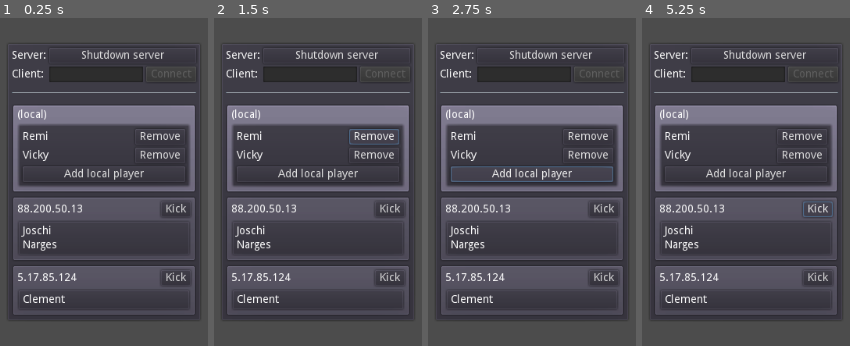
Above: before the commit, frames 1-4 (left to right).
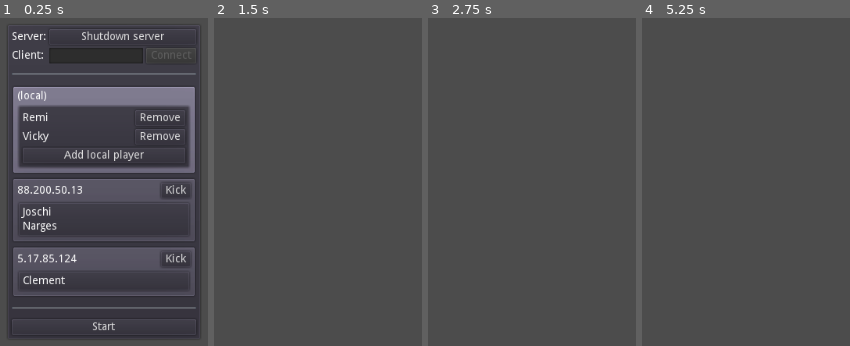
Above: after the commit, the same moments.

Repository: remram44/godot-multiplayer-example
Game: Godot game, scene res://World.tscn
Two runs of this game, one before a commit and one after it. Both use one fixed random seed, a clock stepped at 60 frames per second and the inputs below.
Inputs (mouse positions are in pixels of both pictures, inside the frame that each line leads up to):
- Up to frame 1 (0.25 s): no input
- Up to frame 2 (1.5 s): click (318, 326) at 0.5 s, where only the run after the commit has a clickable "Start"; click (374, 136) at 1.25 s, where only the run before the commit has a clickable "Remove"
- Up to frame 3 (2.75 s): click (532, 175) at 2 s, where only the run before the commit has a clickable "Add local player"
- Up to frame 4 (5.25 s): click (818, 208) at 2.75 s, where only the run before the commit has a clickable "Kick"; click (802, 136) at 3.5 s, where only the run before the commit has a clickable "Remove"; click (746, 175) at 4.25 s, where only the run before the commit has a clickable "Add local player"; click (818, 208) at 5 s, where only the run before the commit has a clickable "Kick"

The runs differ from the first frame. In frame 1, 36% of the frame differs, in the area x 4-96%, y 3-98%; in frame 2, 21%; in frame 3, 21%; in frame 4, 21%.

Commit message:
Add start button

Diff:
--- a/UI.gd
+++ b/UI.gd
@@ -6,12 +6,14 @@
 signal req_add_player(player_name)
 signal req_remove_player(player_name)
 signal req_kick_client(client_id)
+signal req_start()
 
 onready var host_button = $VBoxContainer/Grid/ServerButton
 onready var connect_button = $VBoxContainer/Grid/HBoxContainer/ConnectButton
 onready var address_textbox = $VBoxContainer/Grid/HBoxContainer/AddressInput
 onready var clients_list = $VBoxContainer/Clients
 onready var not_connected_label = $VBoxContainer/NotConnected
+onready var start_control = $VBoxContainer/StartControl
 
 var UiClient = preload("res://UiClient.tscn")
 
@@ -25,6 +27,7 @@
 	connect_button.disabled = true
 	address_textbox.readonly = true
 	not_connected_label.visible = false
+	start_control.visible = true
 
 func connected(address):
 	_reset()
@@ -47,6 +50,7 @@
 	connect_button.text = "Connect"
 	connect_button.disabled = false
 	not_connected_label.visible = true
+	start_control.visible = false
 	clients = {}
 	for child in clients_list.get_children():
 		child.queue_free()
@@ -93,3 +97,6 @@
 		emit_signal("req_disconnect")
 	else:
 		emit_signal("req_connect", address_textbox.text)
+
+func _on_start_pressed():
+	emit_signal("req_start")
--- a/UI.tscn
+++ b/UI.tscn
@@ -99,5 +99,23 @@
 margin_bottom = 90.0
 text = "(not connected)"
 align = 1
+
+[node name="StartControl" type="VBoxContainer" parent="VBoxContainer"]
+visible = false
+margin_top = 94.0
+margin_right = 236.0
+margin_bottom = 138.0
+
+[node name="HSeparator" type="HSeparator" parent="VBoxContainer/StartControl"]
+margin_right = 236.0
+margin_bottom = 20.0
+custom_constants/separation = 20
+
+[node name="Start" type="Button" parent="VBoxContainer/StartControl"]
+margin_top = 24.0
+margin_right = 236.0
+margin_bottom = 44.0
+text = "Start"
 [connection signal="pressed" from="VBoxContainer/Grid/ServerButton" to="." method="_on_host_pressed"]
 [connection signal="pressed" from="VBoxContainer/Grid/HBoxContainer/ConnectButton" to="." method="_on_connect_pressed"]
+[connection signal="pressed" from="VBoxContainer/StartControl/Start" to="." method="_on_start_pressed"]
--- a/World.gd
+++ b/World.gd
@@ -76,3 +76,6 @@
 
 func _on_req_remove_player(player_name):
 	print("req: remove player %s" % player_name)
+
+func _on_req_start():
+	$UI.visible = false
--- a/World.tscn
+++ b/World.tscn
@@ -29,3 +29,4 @@
 [connection signal="req_host_server" from="UI" to="." method="_on_req_host_server"]
 [connection signal="req_kick_client" from="UI" to="." method="_on_req_kick_client"]
 [connection signal="req_remove_player" from="UI" to="." method="_on_req_remove_player"]
+[connection signal="req_start" from="UI" to="." method="_on_req_start"]
